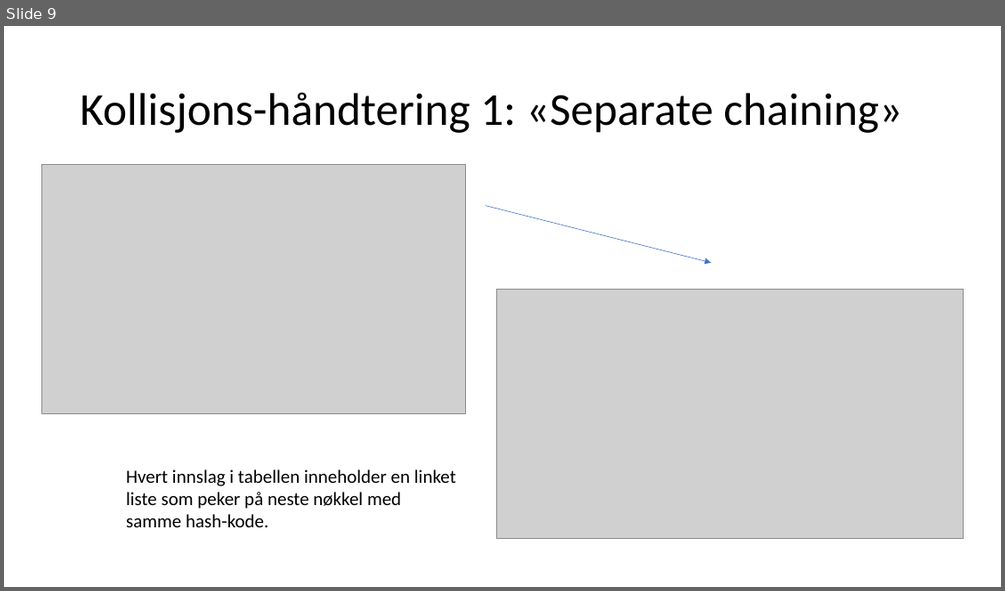
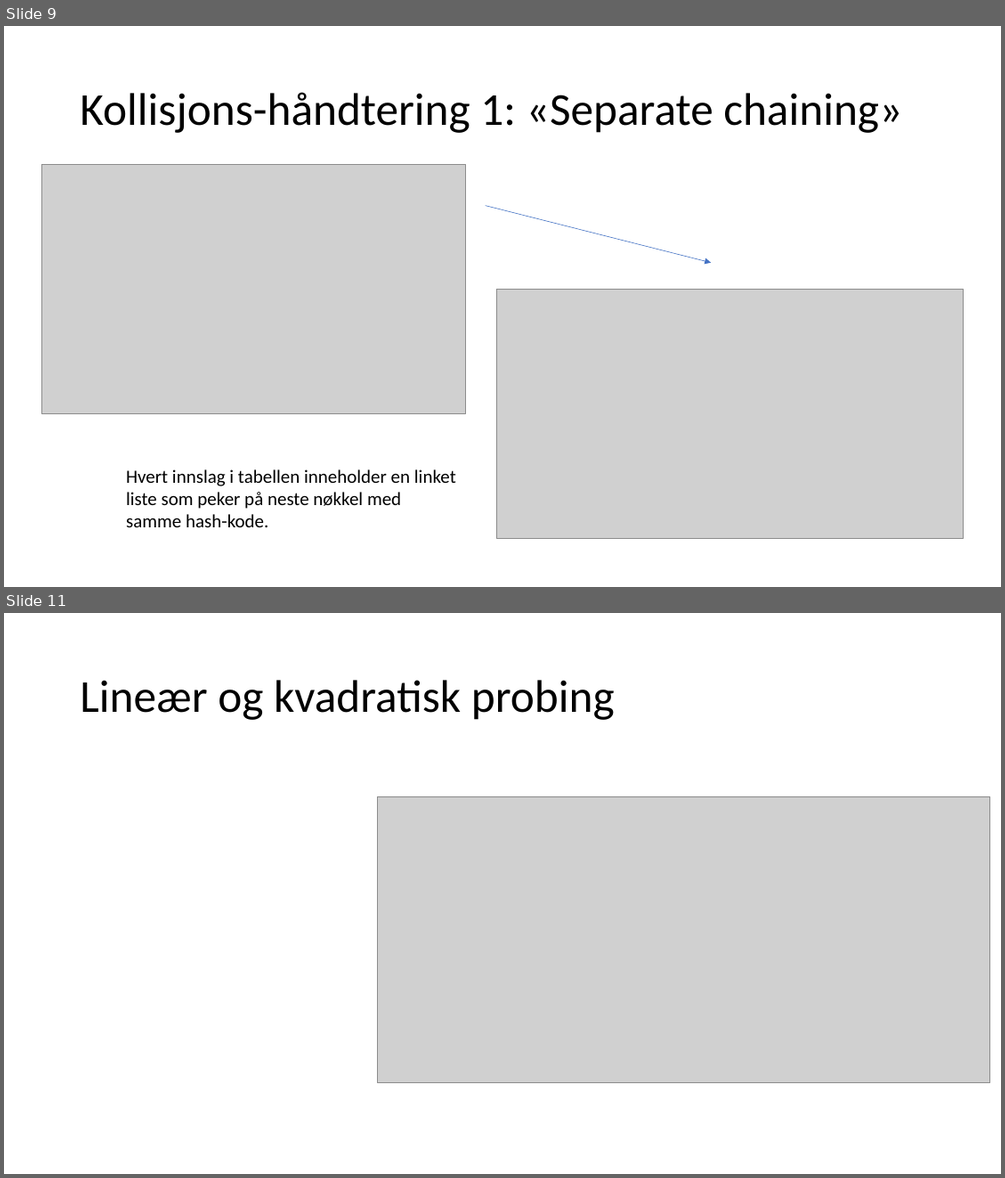
Before and after one commit to helgeingvart/DTE-2511, a slide deck: resources/classroom/Hashing.pptx. Shown one above the other, each under a label of ours: slide 9 before the commit, slides 9 and 11 after it; the slides between them are not shown. The pictures are 1005x591 and 1005x1178 pixels, drawn with LibreOffice and Linux fonts; fonts in the diff are those of the drawing; grey boxes stand for pictures. Boxes give left, top, right and bottom in pixels: in the first picture for what was removed or moved away, otherwise in the second. Text is boxed around its words. In the diff, an @@ line names an element or a change of style, - is before the commit and + after.

```diff
--- a/resources/classroom/Hashing.pptx
+++ b/resources/classroom/Hashing.pptx
@@ slide 11 added at (x1=4, y1=613, x2=1001, y2=1174), background #FFFFFF @@
@@ title added at (x1=80, y1=680, x2=615, y2=720), 44 pt, text #000000 @@
+Lineær og kvadratisk probing
@@ picture added at (x1=378, y1=796, x2=990, y2=1082) @@
```
Also in this commit, not shown: 2 slides changed, 2 other slides added, 6 other files.
